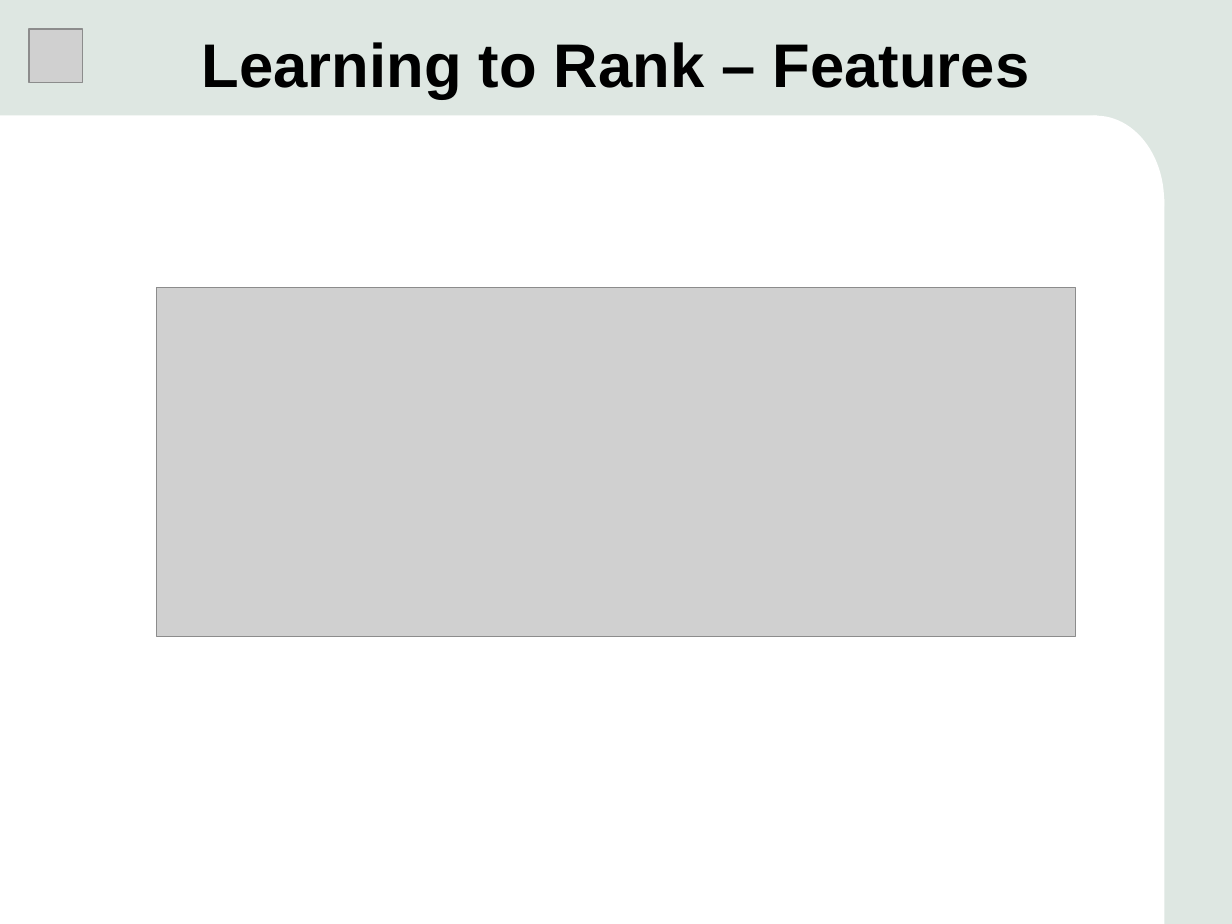
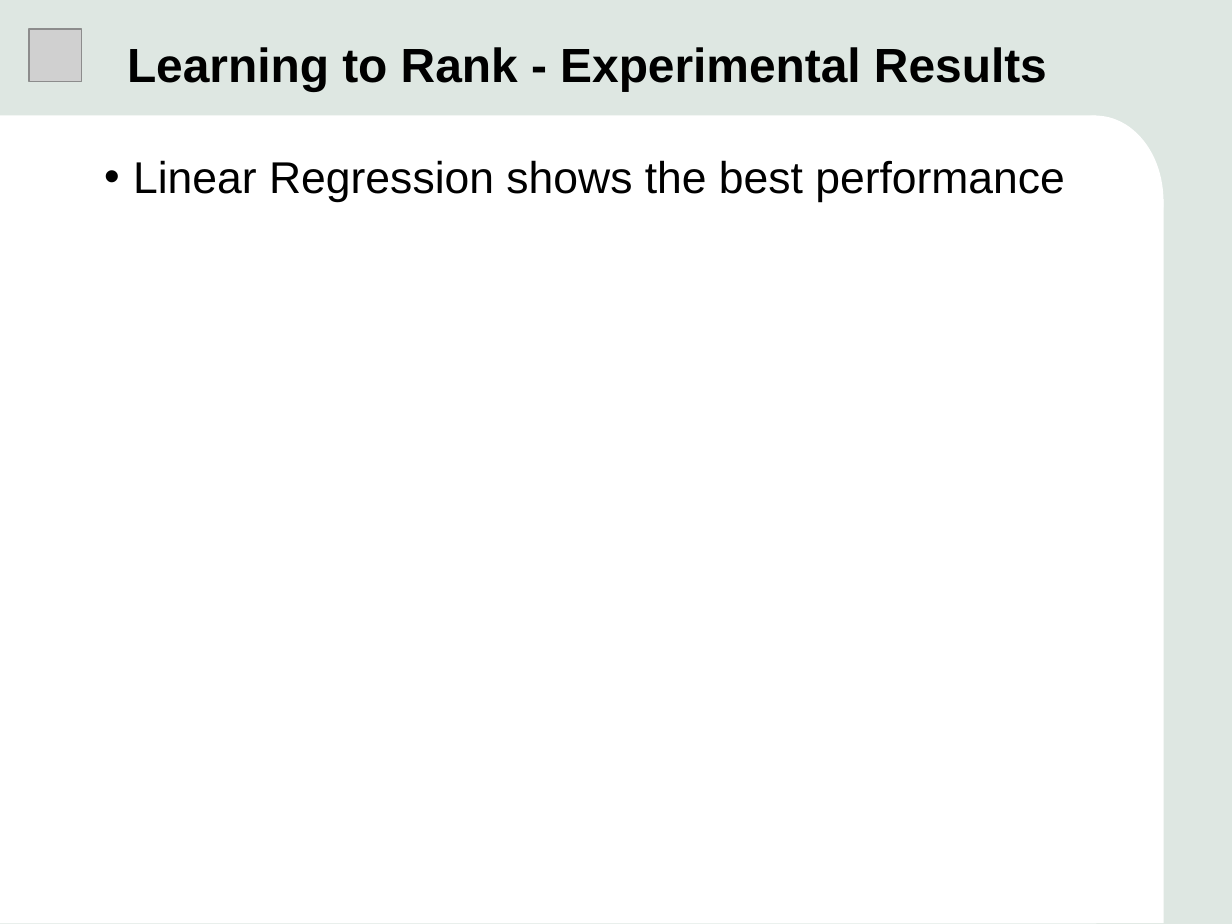
Before and after one commit to czxrrr/expert-retrieval-translators, a slide deck: slide 26 of presentation/presentation.pptx (slide 9 before the commit). Drawn at 1232x924 pixels with LibreOffice and Linux fonts; fonts in the diff are those of the drawing; grey boxes stand for pictures. Boxes give left, top, right and bottom in pixels: in the first picture for what was removed or moved away, otherwise in the second. Text is boxed around its words. In the diff, an @@ line names an element or a change of style, - is before the commit and + after.

```diff
--- a/presentation/presentation.pptx
+++ b/presentation/presentation.pptx
@@ text at (127,47,1047,91): text changed; size 36 to 28 pt @@
-Learning to Rank – Features
+Learning to Rank - Experimental Results
@@ text added at (133,160,1065,203), 26 pt, text #000000 @@
+• Linear Regression shows the best performance
@@ picture removed at (156,287,1076,636) @@
```
Also in this commit, not shown: 6 other slides changed, 23 slides added, 3 slides removed, 19 other files.
